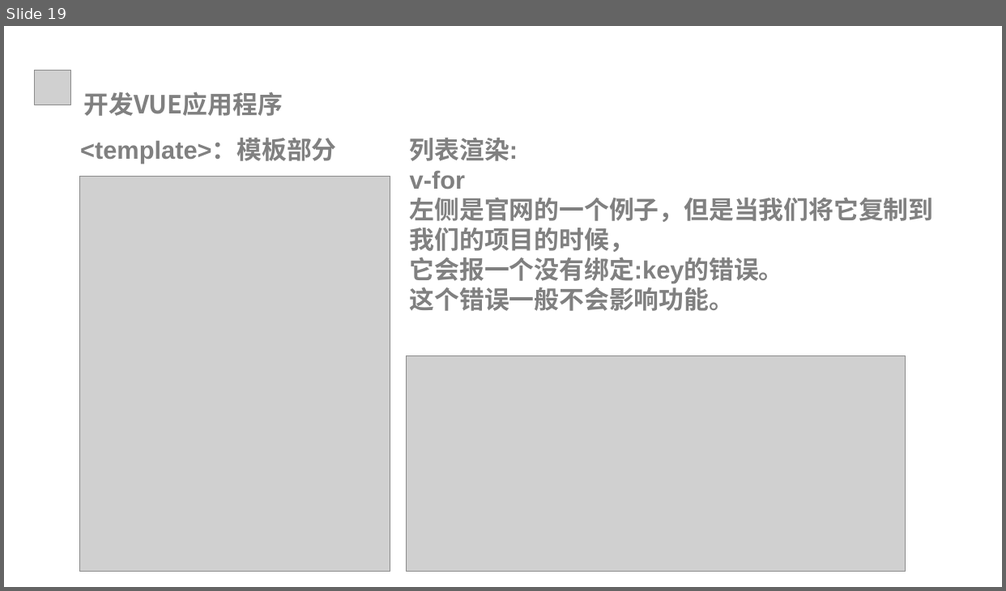
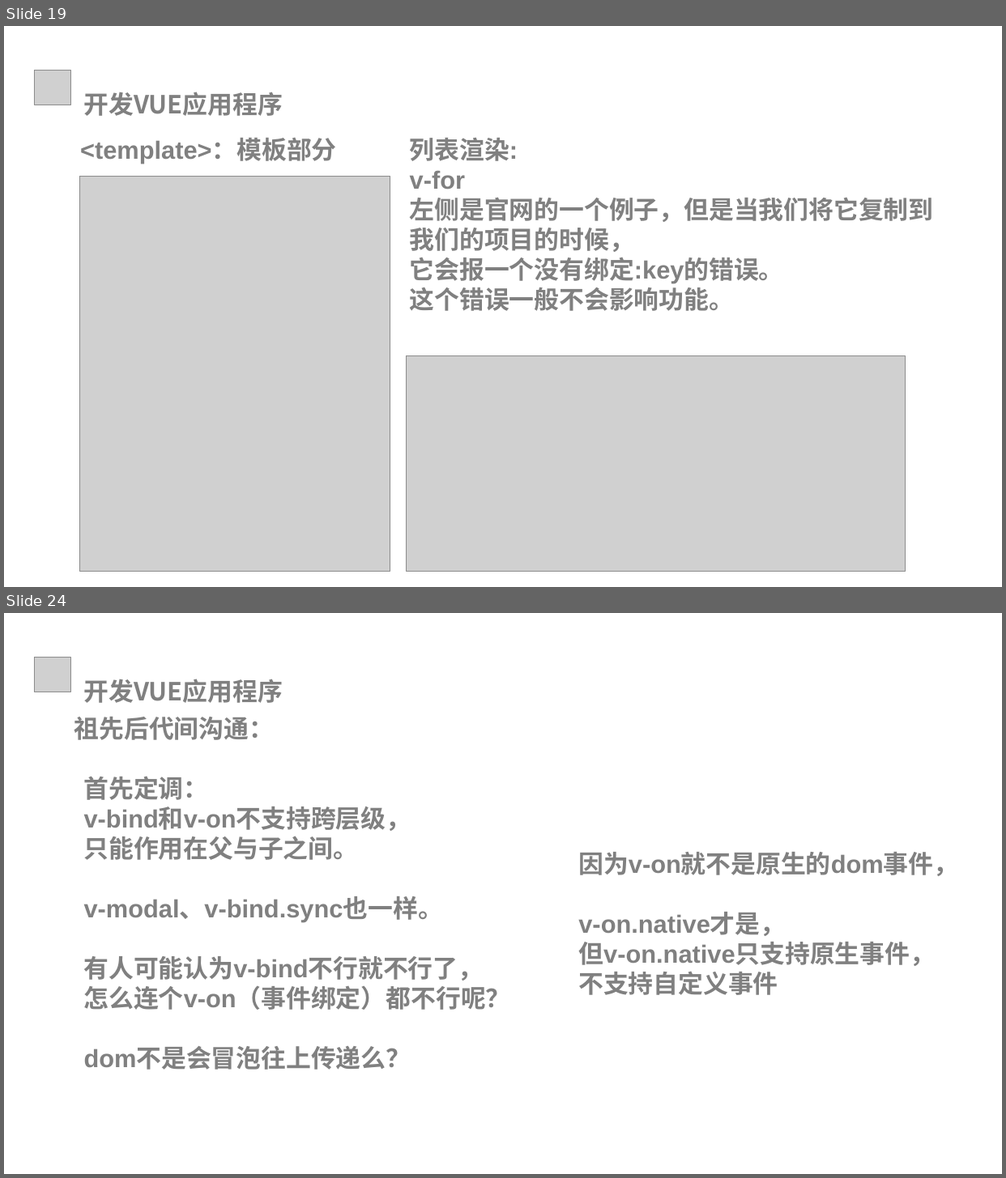
Before and after one commit to xiaozs/ppt, a slide deck: 3.开发VUE应用程序.pptx. Shown one above the other, each under a label of ours: slide 19 before the commit, slides 19 and 24 after it; the slides between them are not shown. The pictures are 1006x591 and 1006x1178 pixels, drawn with LibreOffice and Linux fonts; fonts in the diff are those of the drawing; grey boxes stand for pictures; background and template pictures are left out. Boxes give left, top, right and bottom in pixels: in the first picture for what was removed or moved away, otherwise in the second. Text is boxed around its words. In the diff, an @@ line names an element or a change of style, - is before the commit and + after.

```diff
--- a/3.开发VUE应用程序.pptx
+++ b/3.开发VUE应用程序.pptx
@@ slide 24 added at <box>4,613,1002,1174</box>, background #FFFFFF @@
@@ picture added at <box>34,658,70,692</box> @@
@@ text added at <box>84,679,283,703</box>, 24 pt, text #808080, bold @@
+开发VUE应用程序
@@ text added at <box>74,717,274,740</box>, 24 pt, text #808080, bold @@
+祖先后代间沟通：
@@ text added at <box>84,777,511,1070</box>, 24 pt, text #808080, bold @@
+首先定调：
+v-bind和v-on不支持跨层级，
+只能作用在父与子之间。
+v-modal、v-bind.sync也一样。
+有人可能认为v-bind不行就不行了，
+怎么连个v-on（事件绑定）都不行呢？
+dom不是会冒泡往上传递么？
@@ text added at <box>578,852,958,995</box>, 24 pt, text #808080, bold @@
+因为v-on就不是原生的dom事件，
+v-on.native才是，
+但v-on.native只支持原生事件，
+不支持自定义事件
```
Also in this commit, not shown: 3 slides changed, 24 other slides added, 16 other files.
